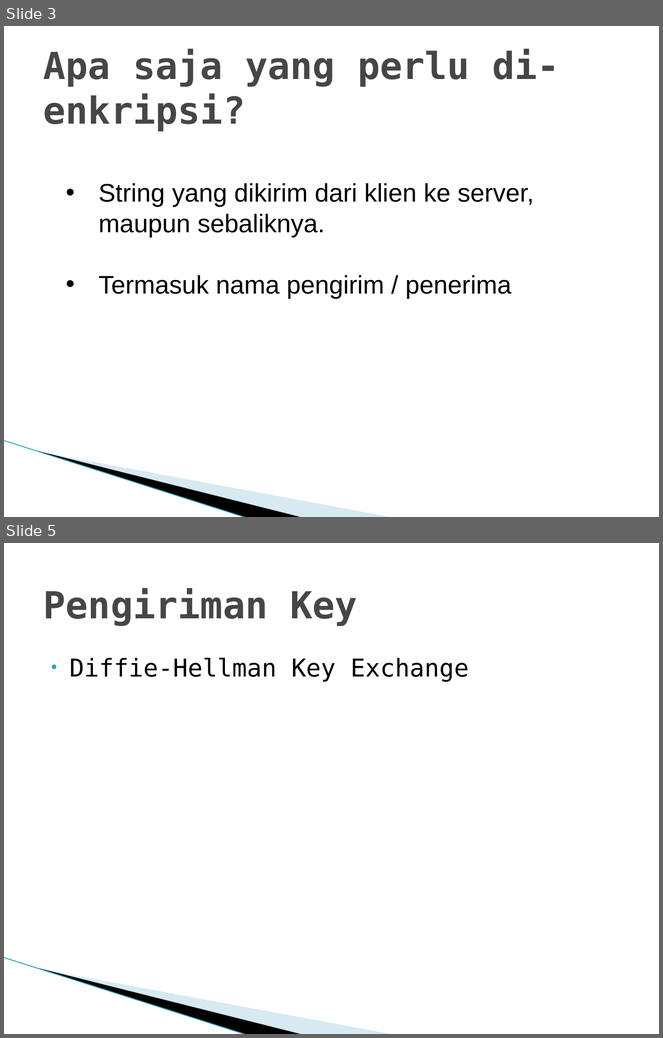
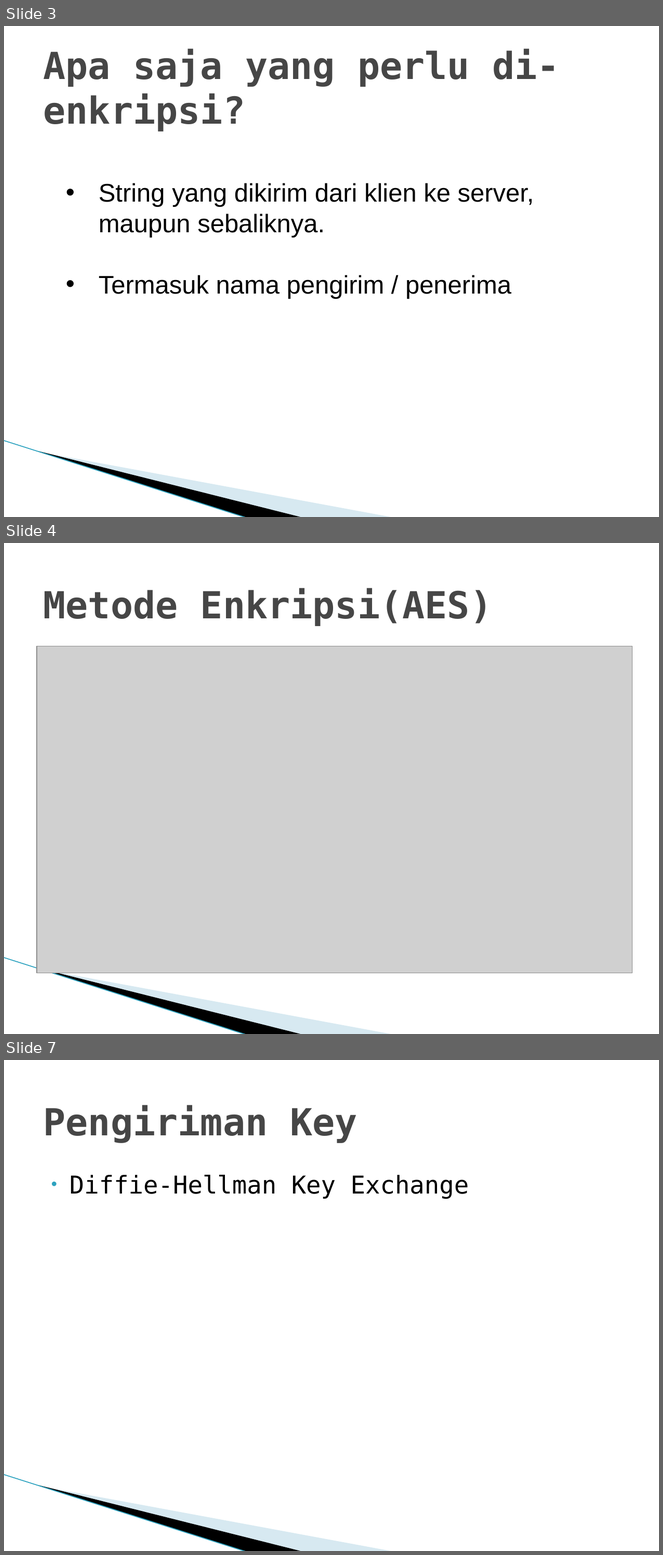
Before and after one commit to briliantnugraha/Project-KIJ-D, a slide deck: Chatting.ppt. Shown one above the other, each under a label of ours: slides 3 and 5 before the commit, slides 3, 4 and 7 after it; the slides between them are not shown. The pictures are 663x1038 and 663x1555 pixels, drawn with LibreOffice and Linux fonts; fonts in the diff are those of the drawing; grey boxes stand for pictures; background and template pictures are left out. Boxes give left, top, right and bottom in pixels: in the first picture for what was removed or moved away, otherwise in the second. Text is boxed around its words. In the diff, an @@ line names an element or a change of style, - is before the commit and + after.

Commit message:
tambahan metode enkripsi(2)

```diff
--- a/Chatting.ppt
+++ b/Chatting.ppt
@@ slide 4 added at (4,543,659,1034), background #FFFFFF; not listed: 3 template elements that a slide beside it also shows @@
@@ title added at (44,588,492,626), 41 pt, text #464646, bold @@
+Metode Enkripsi(AES)
@@ picture added at (37,646,632,973) @@
@@ what was slide 5 is now slide 7 @@
```
Also in this commit, not shown: 2 other slides added, 1 slide removed.
